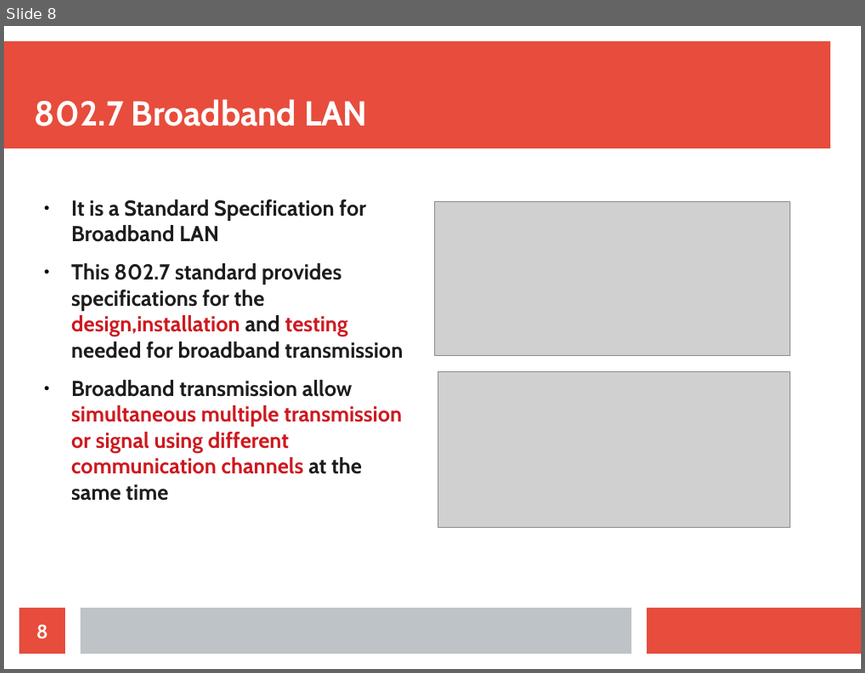
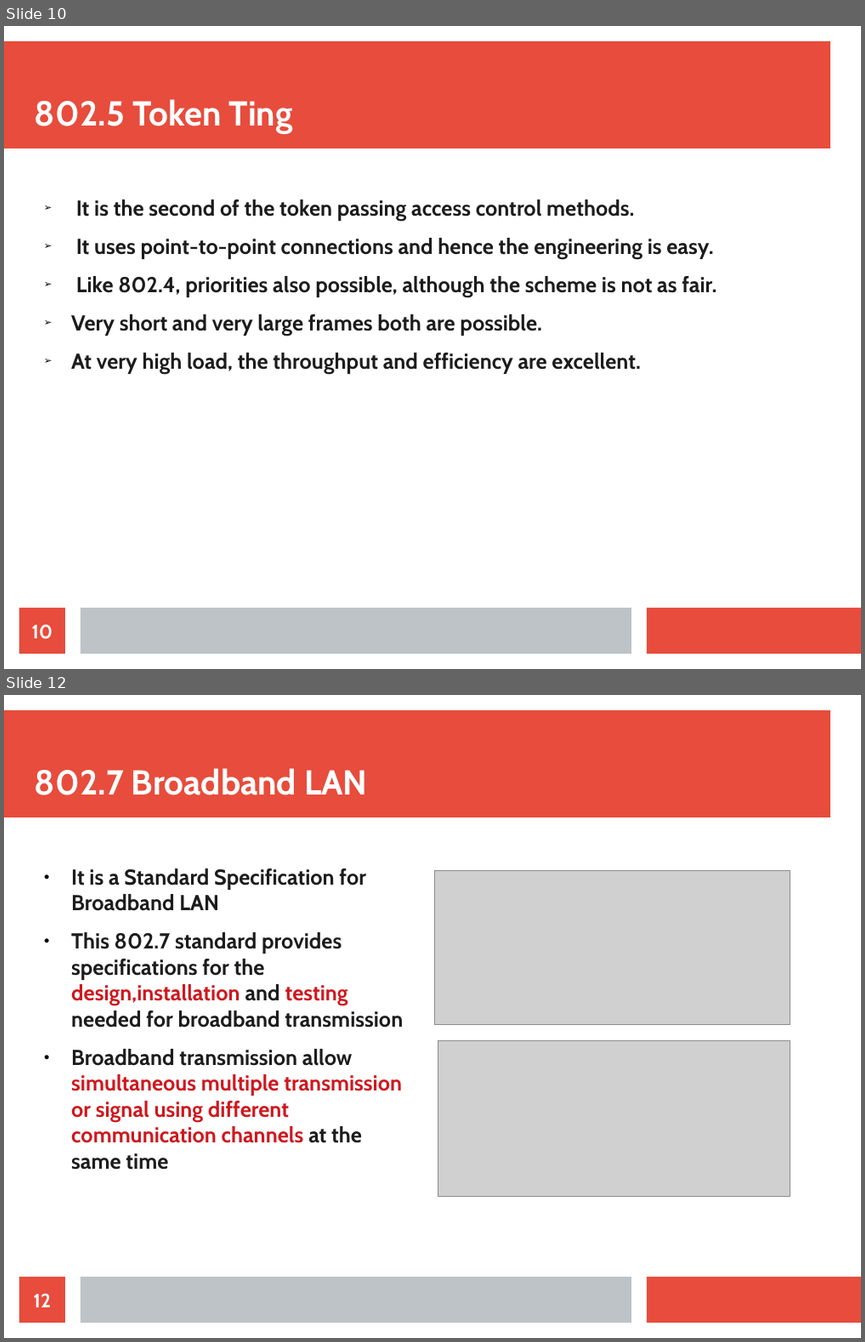
Before and after one commit to kanhaji/CN_Presentation_Section_C, a slide deck: CN PRESENTATION.odp. Shown one above the other, each under a label of ours: slide 8 before the commit, slides 10 and 12 after it; the slides between them are not shown. The pictures are 865x673 and 865x1342 pixels, drawn with LibreOffice and Linux fonts; fonts in the diff are those of the drawing; grey boxes stand for pictures. Boxes give left, top, right and bottom in pixels: in the first picture for what was removed or moved away, otherwise in the second. Text is boxed around its words. In the diff, an @@ line names an element or a change of style, - is before the commit and + after.

Commit message:
Added frame formats of all

```diff
--- a/CN PRESENTATION.odp
+++ b/CN PRESENTATION.odp
@@ slide 10 added at (x1=4, y1=26, x2=861, y2=669), background #FFFFFF; not listed: 3 template elements that a slide beside it also shows @@
@@ title added at (x1=35, y1=99, x2=293, y2=134), 32 pt, text #FFFFFF, bold @@
+802.5 Token Ting
@@ text added at (x1=71, y1=199, x2=716, y2=374), 20 pt, text #1C1C1C, bold @@
+➢ It is the second of the token passing access control methods.
+➢ It uses point-to-point connections and hence the engineering is easy.
+➢ Like 802.4, priorities also possible, although the scheme is not as fair.
+➢ Very short and very large frames both are possible.
+➢ At very high load, the throughput and efficiency are excellent.
@@ page number added at (x1=19, y1=607, x2=65, y2=653), fill #E74C3C, 18 pt, text #FFFFFF, bold @@
+10
@@ what was slide 8 is now slide 12 @@
@@ page number at (x1=34, y1=1293, x2=52, y2=1307): text changed @@
-8
+12
```
Also in this commit, not shown: 3 other slides added.
